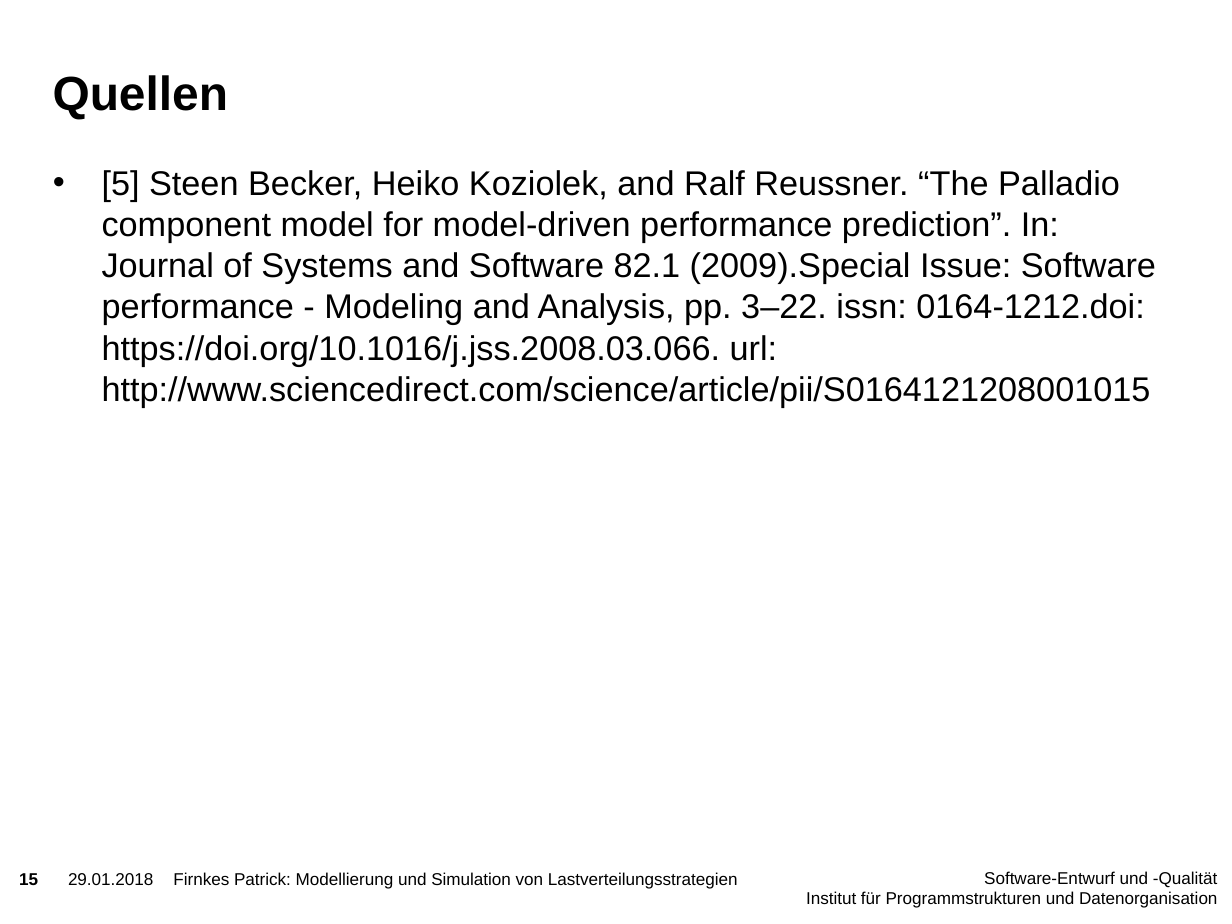
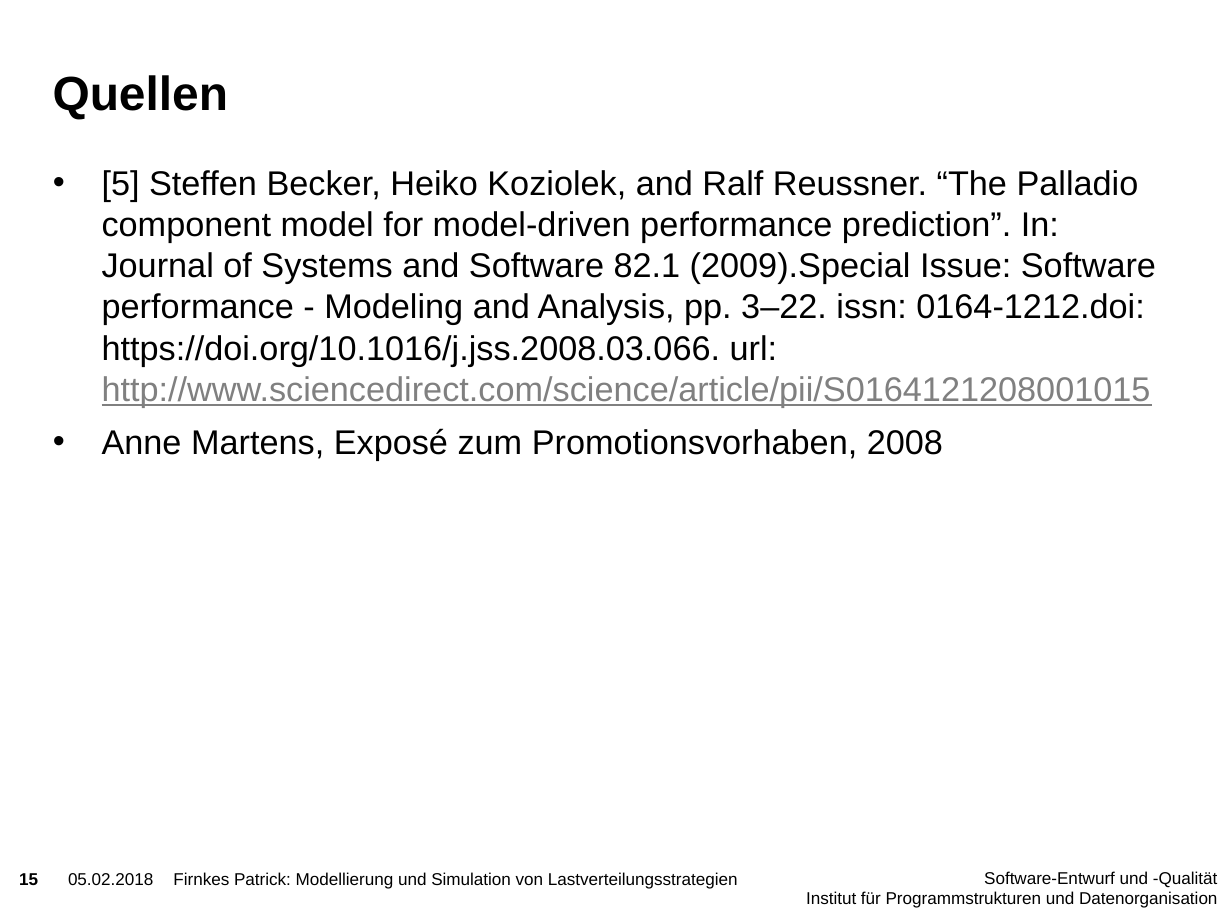
Before and after one commit to PatFirn/wlcg-loadbalancing, a slide deck: slide 15 of presentations/projekt-vorstellung.pptx. Drawn at 1232x924 pixels with LibreOffice and Linux fonts; fonts in the diff are those of the drawing; background and template pictures are left out. Boxes give left, top, right and bottom in pixels: in the first picture for what was removed or moved away, otherwise in the second. Text is boxed around its words. In the diff, an @@ line names an element or a change of style, - is before the commit and + after.

```diff
--- a/presentations/projekt-vorstellung.pptx
+++ b/presentations/projekt-vorstellung.pptx
@@ text at (102,170,1156,460): text changed @@
-• [5] Steen Becker, Heiko Koziolek, and Ralf Reussner. “The Palladio component model for model-driven performance prediction”. In: Journal of Systems and Software 82.1 (2009).Special Issue: Software performance - Modeling and Analysis, pp. 3–22. issn: 0164-1212.doi: https://doi.org/10.1016/j.jss.2008.03.066. url: http://www.sciencedirect.com/science/article/pii/S0164121208001015
+• [5] Steffen Becker, Heiko Koziolek, and Ralf Reussner. “The Palladio component model for model-driven performance prediction”. In: Journal of Systems and Software 82.1 (2009).Special Issue: Software performance - Modeling and Analysis, pp. 3–22. issn: 0164-1212.doi: https://doi.org/10.1016/j.jss.2008.03.066. url: http://www.sciencedirect.com/science/article/pii/S0164121208001015
+• Anne Martens, Exposé zum Promotionsvorhaben, 2008
@@ text at (68,873,153,885): text changed @@
-29.01.2018
+05.02.2018
```
Also in this commit, not shown: 16 other slides changed, 2 slides added.
